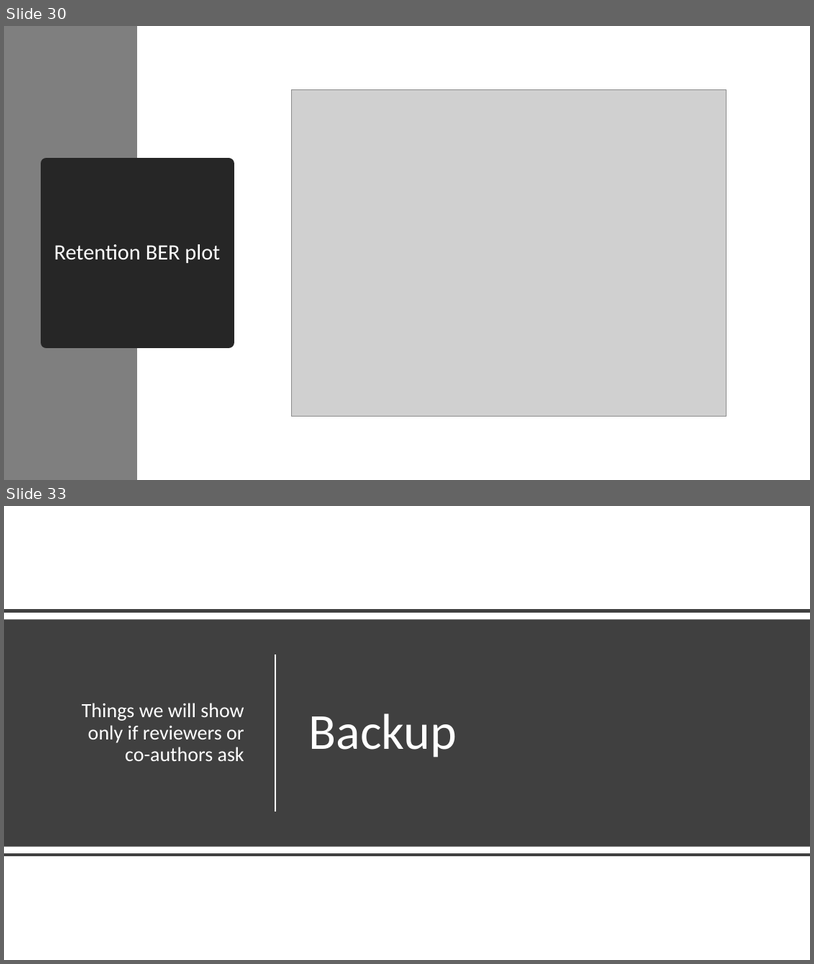
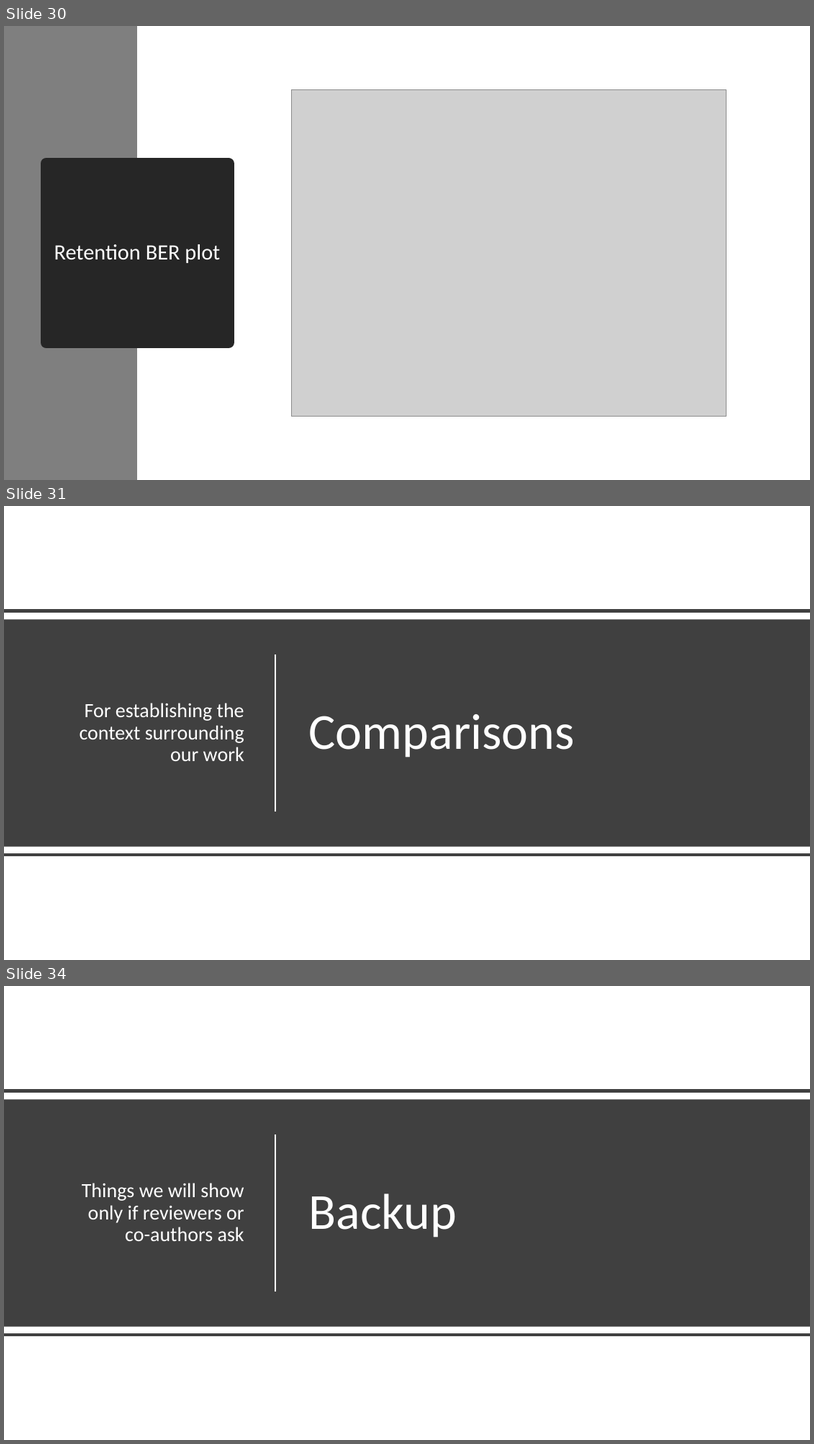
Before and after one commit to akashlevy/RRAM-RADAR-Tuning, a slide deck: presentations/Updates 8-12-20.pptx. Shown one above the other, each under a label of ours: slides 30 and 33 before the commit, slides 30, 31 and 34 after it; the slides between them are not shown. The pictures are 814x964 and 814x1444 pixels, drawn with LibreOffice and Linux fonts; fonts in the diff are those of the drawing; grey boxes stand for pictures. Boxes give left, top, right and bottom in pixels: in the first picture for what was removed or moved away, otherwise in the second. Text is boxed around its words. In the diff, an @@ line names an element or a change of style, - is before the commit and + after.

```diff
--- a/presentations/Updates 8-12-20.pptx
+++ b/presentations/Updates 8-12-20.pptx
@@ slide 31 added at (x1=4, y1=506, x2=810, y2=960), background #FFFFFF @@
@@ line added from (4, 611) to (810, 611), #404040 4 pt @@
@@ rectangle added at (x1=4, y1=619, x2=810, y2=846), fill #404040 @@
@@ line added from (275, 654) to (275, 811), #FFFFFF 1.5 pt @@
@@ text added at (x1=80, y1=703, x2=244, y2=761), 24 pt, text #FFFFFF @@
+For establishing the context surrounding our work
@@ title added at (x1=309, y1=714, x2=575, y2=757), 60 pt, text #FFFFFF @@
+Comparisons
@@ line added from (4, 854) to (810, 854), #404040 4 pt @@
@@ what was slide 33 is now slide 34 @@
```
Also in this commit, not shown: 3 slides changed, 5 other files.
